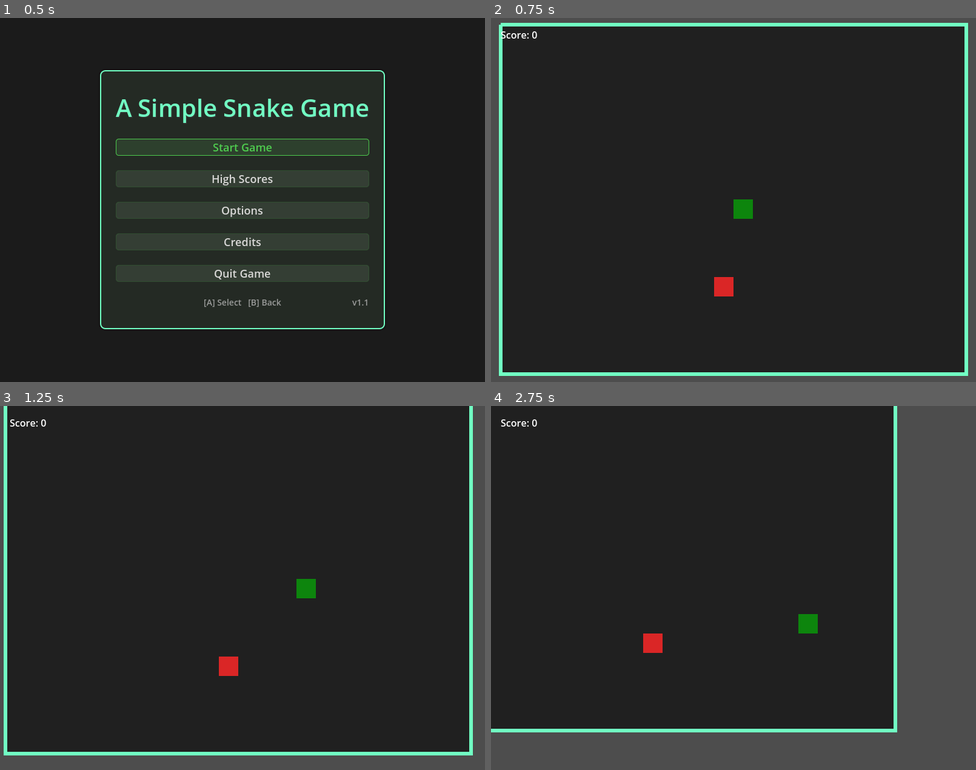
Above: before the commit, frames 1-4 (two rows, left to right).
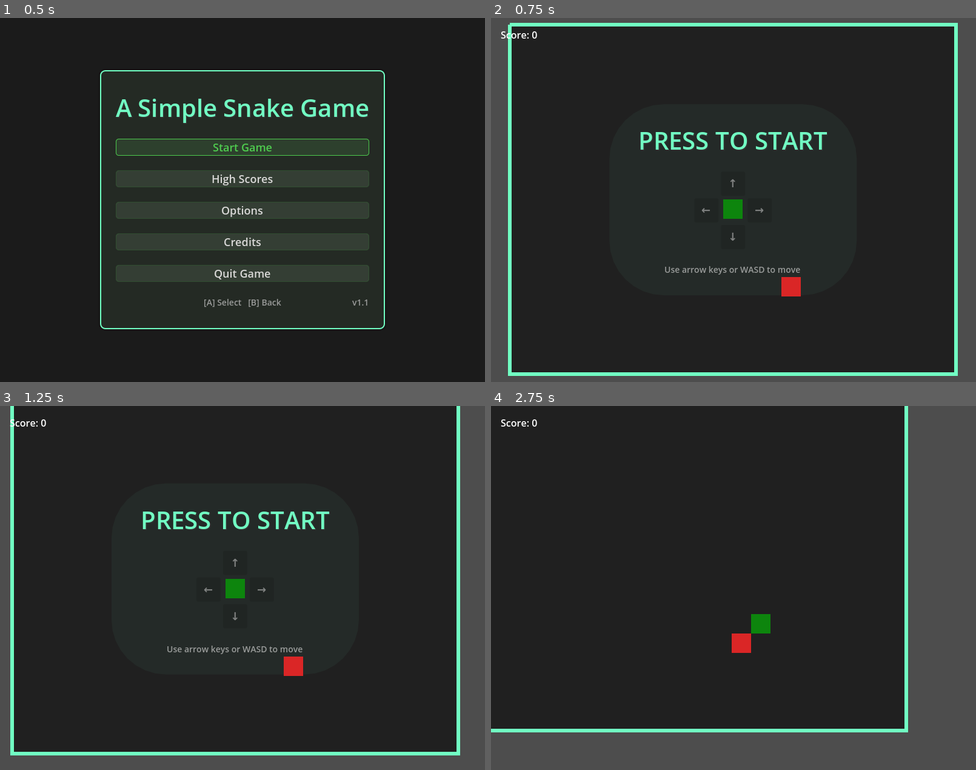
Above: after the commit, the same moments.

Repository: bluehexagons/snake2d
Game: Godot game, scene res://scenes/main/main.tscn
The game is run twice, just before and just after one commit, with the same random seed, the same clock (stepped at 60 frames per second) and the same inputs.
Inputs (mouse positions are in pixels of both pictures, inside the frame that each line leads up to):
- Up to frame 1 (0.5 s): no input
- Up to frame 2 (0.75 s): click "Start Game" at 0.5 s
- Up to frame 3 (1.25 s): no input
- Up to frame 4 (2.75 s): tap Enter at 1.25 s; move the mouse to (840, 569) at 1.27 s; hold Right (right) 1.28-2.03 s; click (840, 569) at 1.42 s; move the mouse to (636, 606) at 2.02 s; hold Down (down) from 2.03 s (still down)

Frame 1 is identical in both runs. In frame 2, 7.0% of the frame differs, in the area x 1-99%, y 1-99%; in frame 3, 7.2%, in the area x 0-98%, y 0-96%; in frame 4, 3.5%.

Commit message:
Bug fixes and central config use, (w/AI) Added controls tutorial

Diff:
--- a/autoload/config.gd
+++ b/autoload/config.gd
@@ -3,7 +3,7 @@
 
 # Game grid settings
 const GRID_SIZE := 32       # Size of each grid cell in pixels
-const GRID_WIDTH := 24      # Number of grid cells horizontally
+const GRID_WIDTH := 23      # Number of grid cells horizontally
 const GRID_HEIGHT := 18     # Number of grid cells vertically
 
 # Game settings
--- /dev/null
+++ b/scenes/main/controls_tutorial.tscn
@@ -0,0 +1,99 @@
+[gd_scene load_steps=3 format=3 uid="uid://rb77n1ia3qv4"]
+
+[ext_resource type="Theme" uid="uid://c3mk77g6ame25" path="res://themes/snake_ui_theme.tres" id="1_theme"]
+
+[sub_resource type="StyleBoxFlat" id="StyleBoxFlat_8gdmp"]
+bg_color = Color(0.44, 1, 0.766667, 0.0470588)
+corner_radius_top_left = 90
+corner_radius_top_right = 90
+corner_radius_bottom_right = 90
+corner_radius_bottom_left = 90
+
+[node name="ControlsTutorial" type="CenterContainer"]
+process_mode = 3
+anchors_preset = 15
+anchor_right = 1.0
+anchor_bottom = 1.0
+grow_horizontal = 2
+grow_vertical = 2
+theme = ExtResource("1_theme")
+
+[node name="PanelContainer" type="PanelContainer" parent="."]
+layout_mode = 2
+theme_override_styles/panel = SubResource("StyleBoxFlat_8gdmp")
+
+[node name="MarginContainer" type="MarginContainer" parent="PanelContainer"]
+layout_mode = 2
+theme_override_constants/margin_left = 48
+theme_override_constants/margin_top = 32
+theme_override_constants/margin_right = 48
+theme_override_constants/margin_bottom = 32
+
+[node name="VBoxContainer" type="VBoxContainer" parent="PanelContainer/MarginContainer"]
+layout_mode = 2
+focus_mode = 2
+theme_override_constants/separation = 24
+
+[node name="TitleLabel" type="Label" parent="PanelContainer/MarginContainer/VBoxContainer"]
+layout_mode = 2
+theme_type_variation = &"TitleLabel"
+text = "PRESS TO START"
+horizontal_alignment = 1
+
+[node name="ControlsHBox" type="HBoxContainer" parent="PanelContainer/MarginContainer/VBoxContainer"]
+layout_mode = 2
+alignment = 1
+
+[node name="ControlsGrid" type="GridContainer" parent="PanelContainer/MarginContainer/VBoxContainer/ControlsHBox"]
+layout_mode = 2
+columns = 3
+
+[node name="Empty1" type="Control" parent="PanelContainer/MarginContainer/VBoxContainer/ControlsHBox/ControlsGrid"]
+custom_minimum_size = Vector2(40, 40)
+layout_mode = 2
+
+[node name="UpButton" type="Button" parent="PanelContainer/MarginContainer/VBoxContainer/ControlsHBox/ControlsGrid"]
+custom_minimum_size = Vector2(40, 40)
+layout_mode = 2
+disabled = true
+text = "↑"
+
+[node name="Empty2" type="Control" parent="PanelContainer/MarginContainer/VBoxContainer/ControlsHBox/ControlsGrid"]
+custom_minimum_size = Vector2(40, 40)
+layout_mode = 2
+
+[node name="LeftButton" type="Button" parent="PanelContainer/MarginContainer/VBoxContainer/ControlsHBox/ControlsGrid"]
+custom_minimum_size = Vector2(40, 40)
+layout_mode = 2
+disabled = true
+text = "←"
+
+[node name="Empty3" type="Control" parent="PanelContainer/MarginContainer/VBoxContainer/ControlsHBox/ControlsGrid"]
+custom_minimum_size = Vector2(40, 40)
+layout_mode = 2
+
+[node name="RightButton" type="Button" parent="PanelContainer/MarginContainer/VBoxContainer/ControlsHBox/ControlsGrid"]
+custom_minimum_size = Vector2(40, 40)
+layout_mode = 2
+disabled = true
+text = "→"
+
+[node name="Empty4" type="Control" parent="PanelContainer/MarginContainer/VBoxContainer/ControlsHBox/ControlsGrid"]
+custom_minimum_size = Vector2(40, 40)
+layout_mode = 2
+
+[node name="DownButton" type="Button" parent="PanelContainer/MarginContainer/VBoxContainer/ControlsHBox/ControlsGrid"]
+custom_minimum_size = Vector2(40, 40)
+layout_mode = 2
+disabled = true
+text = "↓"
+
+[node name="Empty5" type="Control" parent="PanelContainer/MarginContainer/VBoxContainer/ControlsHBox/ControlsGrid"]
+custom_minimum_size = Vector2(40, 40)
+layout_mode = 2
+
+[node name="HintLabel" type="Label" parent="PanelContainer/MarginContainer/VBoxContainer"]
+layout_mode = 2
+theme_type_variation = &"HintLabel"
+text = "Use arrow keys or WASD to move"
+horizontal_alignment = 1
--- a/scenes/main/gameplay.gd
+++ b/scenes/main/gameplay.gd
@@ -9,10 +9,7 @@
 
 const Snake = preload("res://scenes/snake/snake.tscn")
 const Food = preload("res://scenes/food/food.tscn")
-
-const GRID_SIZE := 32
-const GRID_WIDTH := 24
-const GRID_HEIGHT := 18
+const ControlsTutorial = preload("res://scenes/main/controls_tutorial.tscn")
 
 const BASE_TIMER_WAIT := 0.2
 const MIN_TIMER_WAIT := 0.05  # Maximum speed
@@ -46,16 +43,20 @@
 	tail_segments.clear()
 	tail_positions.clear()
 
+	# Create controls tutorial if it doesn't exist
+	_create_controls_tutorial()
+
 	# Initialize snake
 	if snake:
 		snake.queue_free()
 	snake = Snake.instantiate()
 	game_world.add_child(snake)
 	@warning_ignore("integer_division")
-	snake.position = Vector2(GRID_WIDTH/2, GRID_HEIGHT/2) * GRID_SIZE
+	snake.position = Vector2(Config.GRID_WIDTH/2, Config.GRID_HEIGHT/2) * Config.GRID_SIZE
 	snake.moved.connect(_on_snake_moved)
 	snake.grew.connect(_on_snake_grew)
 	snake.died.connect(_on_snake_died)
+	snake.first_move.connect(_on_snake_first_move)
 
 	# Spawn initial food
 	spawn_food()
@@ -81,15 +82,15 @@
 
 func is_position_occupied(pos: Vector2) -> bool:
 	# Convert position to grid coordinates
-	var grid_pos := pos / GRID_SIZE
+	var grid_pos := pos / Config.GRID_SIZE
 
 	# Check snake head
-	if snake and (snake.position / GRID_SIZE) == grid_pos:
+	if snake and (snake.position / Config.GRID_SIZE) == grid_pos:
 		return true
 
 	# Check tail segments
 	for segment in tail_segments:
-		if (segment.position / GRID_SIZE) == grid_pos:
+		if (segment.position / Config.GRID_SIZE) == grid_pos:
 			return true
 
 	return false
@@ -104,14 +105,14 @@
 	var y := 0
 
 	while not valid_position:
-		x = randi_range(0, GRID_WIDTH - 2)
-		y = randi_range(0, GRID_HEIGHT - 2)
-		var test_pos := Vector2(x, y) * GRID_SIZE
+		x = randi_range(0, Config.GRID_WIDTH - 2)
+		y = randi_range(0, Config.GRID_HEIGHT - 2)
+		var test_pos := Vector2(x, y) * Config.GRID_SIZE
 		valid_position = not is_position_occupied(test_pos)
 
 	food = Food.instantiate()
 	game_world.add_child(food)
-	food.position = Vector2(x, y) * GRID_SIZE
+	food.position = Vector2(x, y) * Config.GRID_SIZE
 	food_spawned.emit(food.position)
 
 func _update_game_speed() -> void:
@@ -157,7 +158,7 @@
 	AudioManager.play_eat()
 
 	var segment := ColorRect.new()
-	segment.size = Vector2(GRID_SIZE, GRID_SIZE)
+	segment.size = Vector2(Config.GRID_SIZE, Config.GRID_SIZE)
 
 	# Vary the color based on position in tail
 	var base_color := Color(0.0862745, 0.741176, 0.0862745)
@@ -243,6 +244,11 @@
 func get_snake_direction() -> Vector2:
 	return snake.direction if snake else Vector2.RIGHT
 
+func _on_snake_first_move() -> void:
+	# Hide the control tutorial when the snake starts moving
+	if get_parent().has_node("ControlsTutorial"):
+		get_parent().get_node("ControlsTutorial").queue_free()
+
 func get_weighted_snake_center() -> Vector2:
 	if snake and not tail_segments.is_empty():
 		var sum_pos := snake.position * 2.0
@@ -253,3 +259,18 @@
 			total_weight += weight
 		return sum_pos / total_weight
 	return snake.position if snake else Vector2.ZERO
+
+func _create_controls_tutorial() -> void:
+	if get_parent().has_node("ControlsTutorial"):
+		get_parent().get_node("ControlsTutorial").queue_free()
+
+	var tutorial := ControlsTutorial.instantiate()
+	tutorial.name = "ControlsTutorial"
+
+	# Add as a direct child of GameWorld
+	get_parent().add_child(tutorial)
+
+	# Position in the center of the game area
+	@warning_ignore("integer_division")
+	tutorial.position = Vector2(Config.GRID_WIDTH * Config.GRID_SIZE / 2.0, Config.GRID_HEIGHT * Config.GRID_SIZE / 2.0)
+	tutorial.position -= tutorial.size / 2
--- a/scenes/snake/snake.gd
+++ b/scenes/snake/snake.gd
@@ -3,19 +3,20 @@
 signal moved(new_position)
 signal grew
 signal died
+signal first_move
 
-const GRID_SIZE := 32
 @export var direction := Vector2.RIGHT  # Made public for camera access
 var next_direction := Vector2.RIGHT  # Buffer the next direction
 var can_move := true
 var last_touch_pos := Vector2.ZERO
 var using_touch := false
+var waiting_for_input := true  # New state to track if we're waiting for first movement
 
 func _ready() -> void:
 	# Enable touch/mouse emulation
 	Input.emulate_touch_from_mouse = true
 	Input.emulate_mouse_from_touch = true
-	position = position.snapped(Vector2(GRID_SIZE, GRID_SIZE))
+	position = position.snapped(Vector2(Config.GRID_SIZE, Config.GRID_SIZE))
 
 func _process(_delta) -> void:
 	if can_move:
@@ -55,17 +56,25 @@
 				touch_dir = Vector2(0, sign(input_y))
 
 		# Apply movement if we have input and it's not reversing
-		if touch_dir != Vector2.ZERO and touch_dir != -direction:
+		if touch_dir != Vector2.ZERO and (touch_dir != -direction or waiting_for_input):
 			next_direction = touch_dir
 
+			# If we were waiting for input, emit the first_move signal
+			if waiting_for_input:
+				waiting_for_input = false
+				first_move.emit()
+
 func move() -> void:
+	if waiting_for_input:
+		can_move = true
+		moved.emit(position)
+		return
+
 	# Apply the buffered direction
 	direction = next_direction
-	var new_position := position + direction * GRID_SIZE
+	var new_position := position + direction * Config.GRID_SIZE
 
-	# Check wall collision using tilemap bounds
-	if new_position.x < 0 or new_position.x >= 768 or \
-	   new_position.y < 0 or new_position.y >= 576:
+	if new_position.x < 0 or new_position.x >= Config.GRID_WIDTH * Config.GRID_SIZE or new_position.y < 0 or new_position.y >= Config.GRID_HEIGHT * Config.GRID_SIZE:
 		died.emit()
 		return
 
Not shown, added: scenes/main/controls_tutorial.gd.uid
